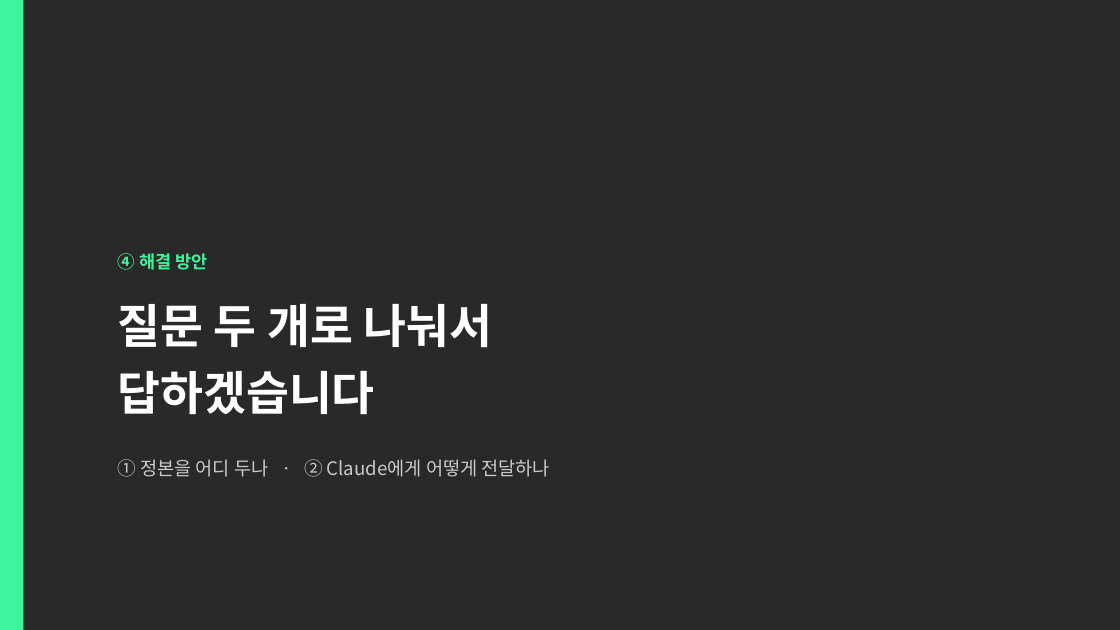
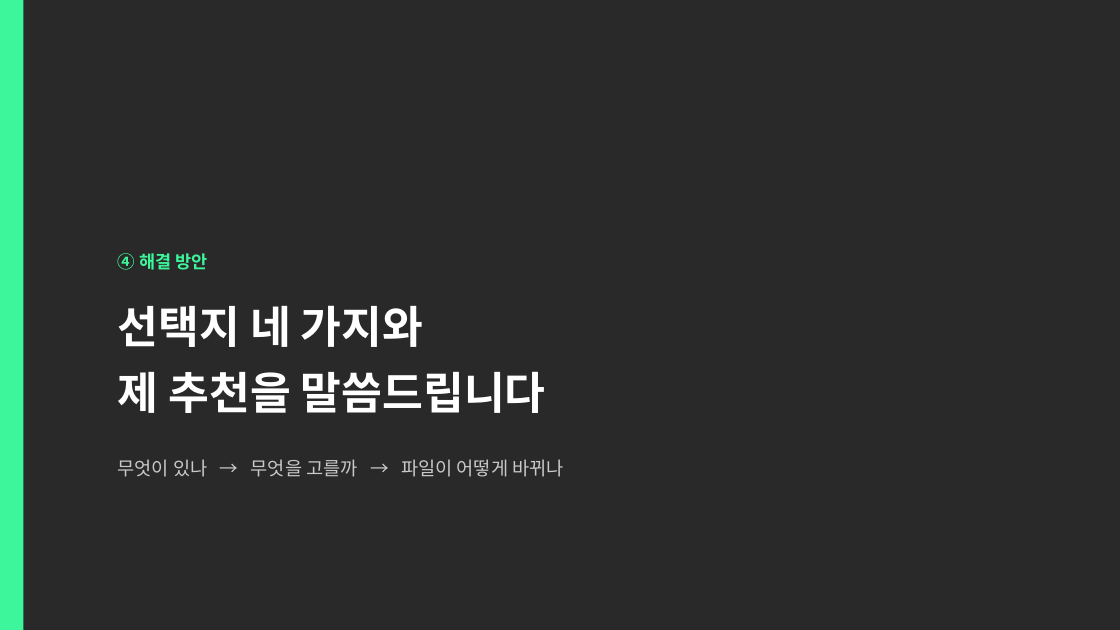
Before and after one commit to CdBd-in/design, a slide deck: slide 14 of CdBd 문서 체계 진단 및 개편 제안.pptx. Drawn at 1120x630 pixels with LibreOffice and Linux fonts; fonts in the diff are those of the drawing. Boxes give left, top, right and bottom in pixels: in the first picture for what was removed or moved away, otherwise in the second. Text is boxed around its words. In the diff, an @@ line names an element or a change of style, - is before the commit and + after.

```diff
--- a/CdBd 문서 체계 진단 및 개편 제안.pptx
+++ b/CdBd 문서 체계 진단 및 개편 제안.pptx
@@ text at [118, 305, 546, 413]: text changed; size 40 to 38 pt @@
-질문 두 개로 나눠서
-답하겠습니다
+선택지 네 가지와
+제 추천을 말씀드립니다
@@ text at [118, 459, 563, 477]: text changed @@
-① 정본을 어디 두나 · ② Claude에게 어떻게 전달하나
+무엇이 있나 → 무엇을 고를까 → 파일이 어떻게 바뀌나
```
Also in this commit, not shown: 6 other slides changed, 2 slides added, 4 slides removed, 1 other file.
